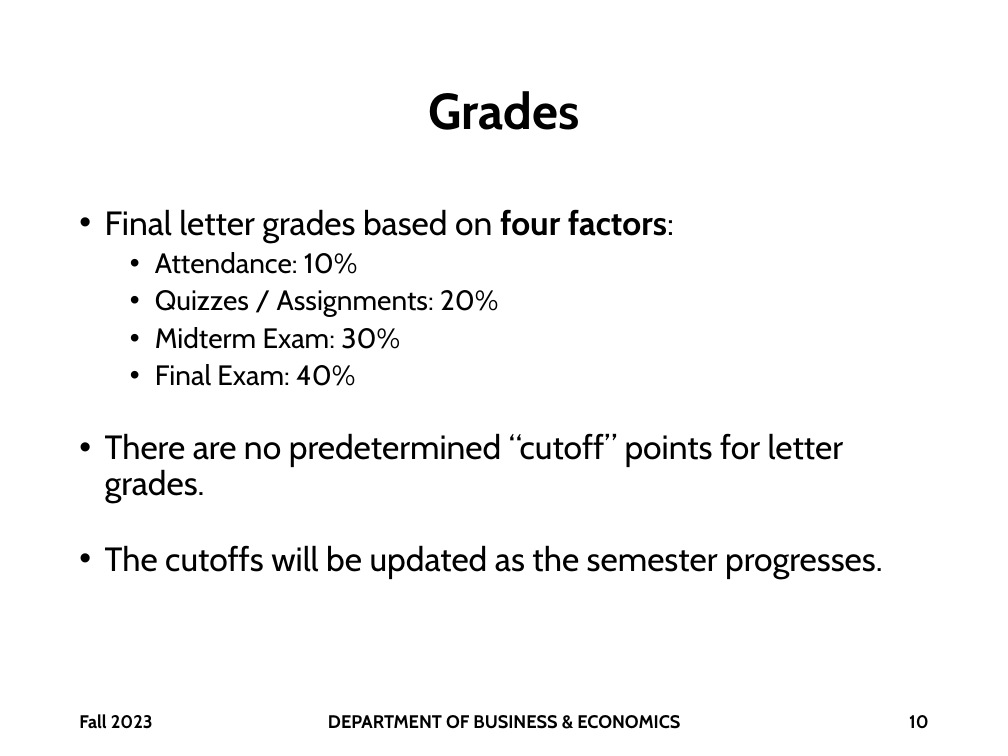
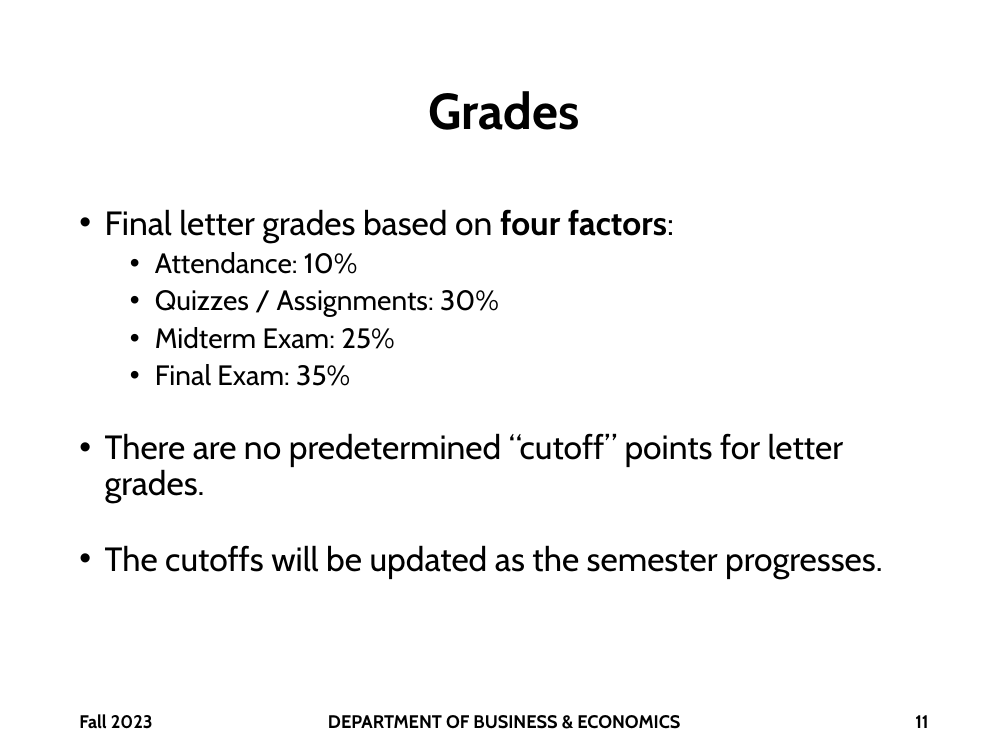
Before and after one commit to brianhwpark/brianhwpark.github.io, a slide deck: slide 11 of files/ppt/monmouthcollege-econ-300/ECON300-LEC01.pptx (slide 10 before the commit). Drawn at 1008x756 pixels with LibreOffice and Linux fonts; fonts in the diff are those of the drawing; background and template pictures are left out. Boxes give left, top, right and bottom in pixels: in the first picture for what was removed or moved away, otherwise in the second. Text is boxed around its words. In the diff, an @@ line names an element or a change of style, - is before the commit and + after.

```diff
--- a/files/ppt/monmouthcollege-econ-300/ECON300-LEC01.pptx
+++ b/files/ppt/monmouthcollege-econ-300/ECON300-LEC01.pptx
@@ text at (155, 290, 499, 386): text changed @@
-  • Quizzes / Assignments: 20%
-  • Midterm Exam: 30%
-  • Final Exam: 40%
+  • Quizzes / Assignments: 30%
+  • Midterm Exam: 25%
+  • Final Exam: 35%
@@ page number at (915, 715, 928, 728): text changed @@
-10
+11
```
Also in this commit, not shown: 10 other slides changed, 3 other files.
